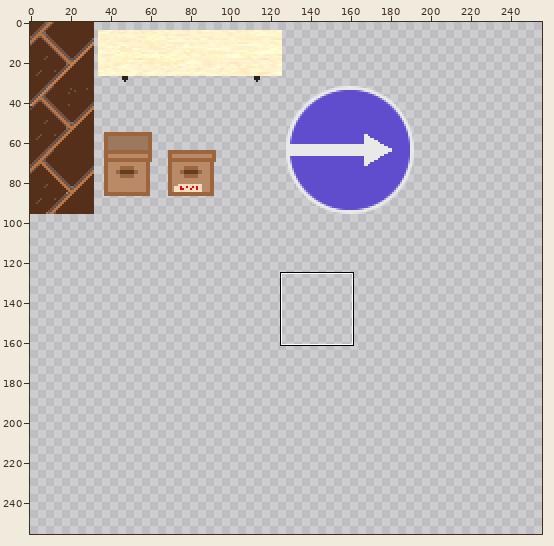
Sprite sheet -- tiles.png. The first picture is a wide view before the edit; the outline marks the close-up.
Close-up. The starting point:
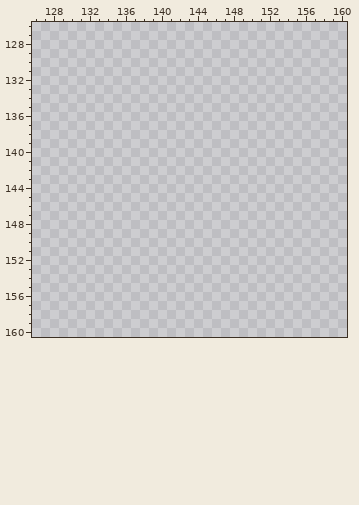
The file is 256x256 pixels. Shown: x 126..160, y 126..160. The commit also changed other parts of the picture, which this record leaves out.
Once edited:
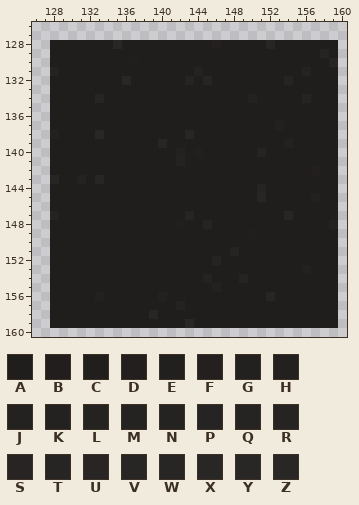
Palette (. is transparent): A #201e1d  B #211e1d  C #211f1e  D #221f1e  E #22201f  F #23201f  G #23211f  H #232120  J #232221  K #242221  L #242321  M #242322  N #252322  P #252323  Q #262323  R #262423  S #272423  T #272523  U #282524  V #282624  W #282625  X #282725  Y #282726  Z #292726
Difference:
@@ x 126..160 @@
 127 ...................................
-128 ...................................
-129 ...................................
-130 ...................................
-131 ...................................
-132 ...................................
-133 ...................................
-134 ...................................
-135 ...................................
-136 ...................................
-137 ...................................
-138 ...................................
-139 ...................................
-140 ...................................
-141 ...................................
-142 ...................................
-143 ...................................
-144 ...................................
-145 ...................................
-146 ...................................
-147 ...................................
-148 ...................................
-149 ...................................
-150 ...................................
-151 ...................................
-152 ...................................
-153 ...................................
-154 ...................................
-155 ...................................
-156 ...................................
-157 ...................................
-158 ...................................
-159 ...................................
+128 ..AAAAAAAZAAAAAAAAAAFAAAAAWAAAAAAA.
+129 ..AAAAAAAAAAAAAAAAAAAAAAAAAAAAAAPA.
+130 ..AAAAAAAAACAAAAAAAAAAAAAAAAAAAAAS.
+131 ..NAAAAAAAAAAAAAAANAAAAAAAAAAAMAAA.
+132 ..AAAAAAAAXAAAAAAQATAAAAAAAARAAAAA.
+133 ..AAAAAAAAAAAAAAAAAAAAAAAAAAAAAAAA.
+134 ..AAAAATAAAAAAAAAAAAAAAAKAAAAARAAA.
+135 ..AAAAAAAAAAAAAAAAAAAAAAAAAAAAAAAA.
+136 ..AAAAAAAAAAAAAAAAAAAAAAAAAAAAAAAA.
+137 ..AAAAAAAAAAAAAAAAAAAAAAAAAHAAAAAA.
+138 ..HAAAAYAAAAAAAAAUAAAAAAAAAAAAAAAA.
+139 ..AAAAAAAAAAAAUAAAAAAAAAAAAAJAAAAA.
+140 ..AAAAAAAAAAAAAAJAEAAAAAAPAAAAAAAA.
+141 ..AAAAAAAAAAAAAAMAAAAAAAAAAAAAAAAA.
+142 ..AAAAAAAAAAAAAAAAAAAAAAAAAAAAADAA.
+143 ..TAALAWAAAAAAAAAAAAAAAAAAAAAAAAAA.
+144 ..AAAAAAAAAAAAAAAAAAAAAAAPAAAAAAAA.
+145 ..AAAAAAAAAAAAAAAAAAAAAAAWAAAAAHAA.
+146 ..AAAAAAAAAAAAAAAAAAAAAAAAAAAAAAAA.
+147 ..NAAAAAAAAAAAAAASAAAAAAAAAAWAAAAA.
+148 ..AAAAAAAAAAAAAABAAQAAAAAAAAAAAAAK.
+149 ..AAAAAAAAAAAAAAAAAAAAAACAAAAAAAAA.
+150 ..AAAAAAAAAAAAAAAAAAAAAAAAAAAAAAAA.
+151 ..AAAAAAAAAAAAAAAAAAAAQAAAAAAAAAAA.
+152 ..AAAAAAAAAAAAAAAAAAQAAAAAAAAAAAAA.
+153 ..AAAAAAAAAAAAAAAAAAAAAAAAAAAAGAAA.
+154 ..AAAAAAAAAAAAAAAAAMAAARAAAAAAAAAA.
+155 ..AAAAAAAAAAAAAAAAAAJAAAAAAAAAAAAA.
+156 ..AAAAAHAAAAAAHAAAAAAAAAAAVAAAAAAA.
+157 ..AAAAAAAAAAAAAAMAAAAAAAAAAAAAAAAA.
+158 ..AAAAAAAAAAAWAAAAAAAAAAAAAAAAAAAA.
+159 ..AAAAAAAAAAAAAAAYAAAAAAAAAAAAAAAA.
 160 ...................................
